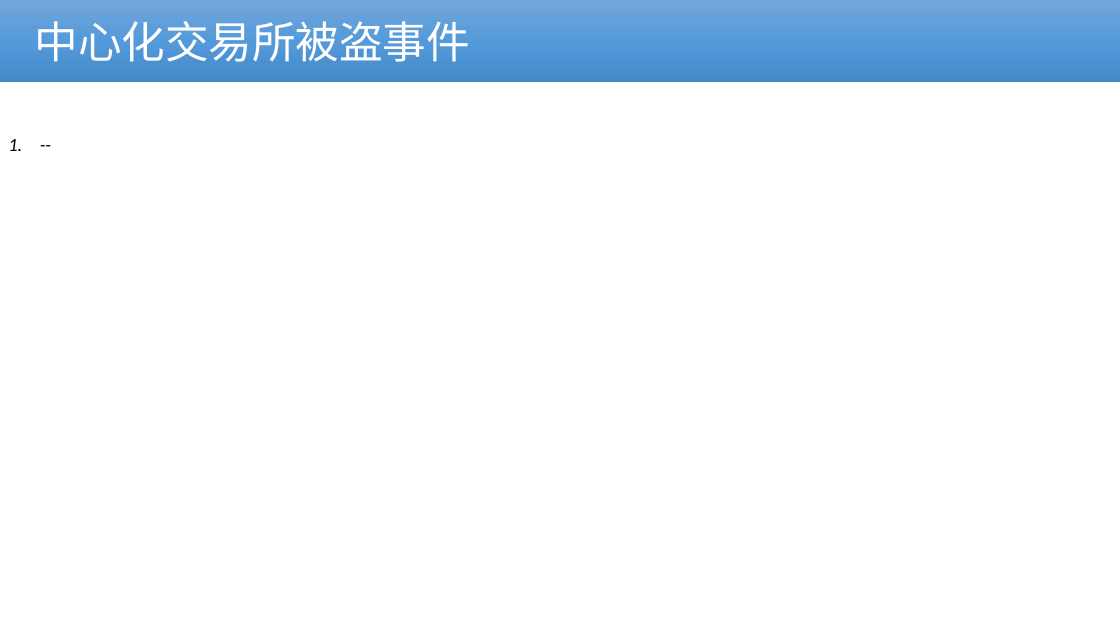
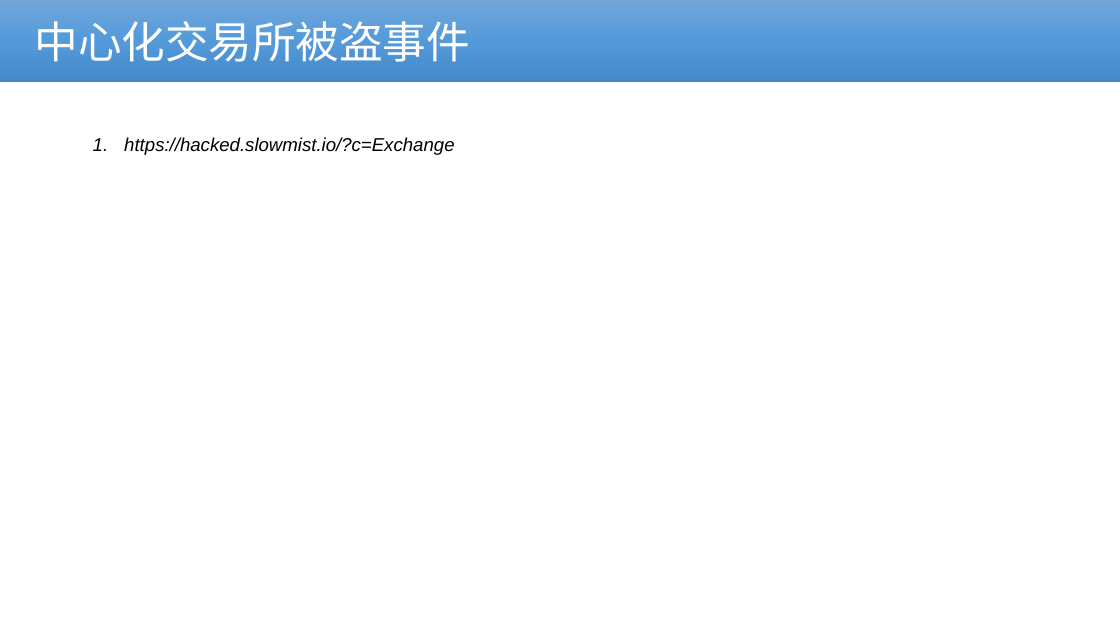
Before and after one commit to cmdpos/gaia, a slide deck: slide 5 of ppt/blockchain-dex.pptx. Drawn at 1120x630 pixels with LibreOffice and Linux fonts; fonts in the diff are those of the drawing; background and template pictures are left out. Boxes give left, top, right and bottom in pixels: in the first picture for what was removed or moved away, otherwise in the second. Text is boxed around its words. In the diff, an @@ line names an element or a change of style, - is before the commit and + after.

```diff
--- a/ppt/blockchain-dex.pptx
+++ b/ppt/blockchain-dex.pptx
@@ text removed at [0, 107, 152, 160] @@
-1. --
@@ text added at [124, 137, 454, 155], 16 pt, text #000000, italic @@
+1. https://hacked.slowmist.io/?c=Exchange
```
Also in this commit, not shown: 8 other slides changed, 4 slides added, 1 other file.
